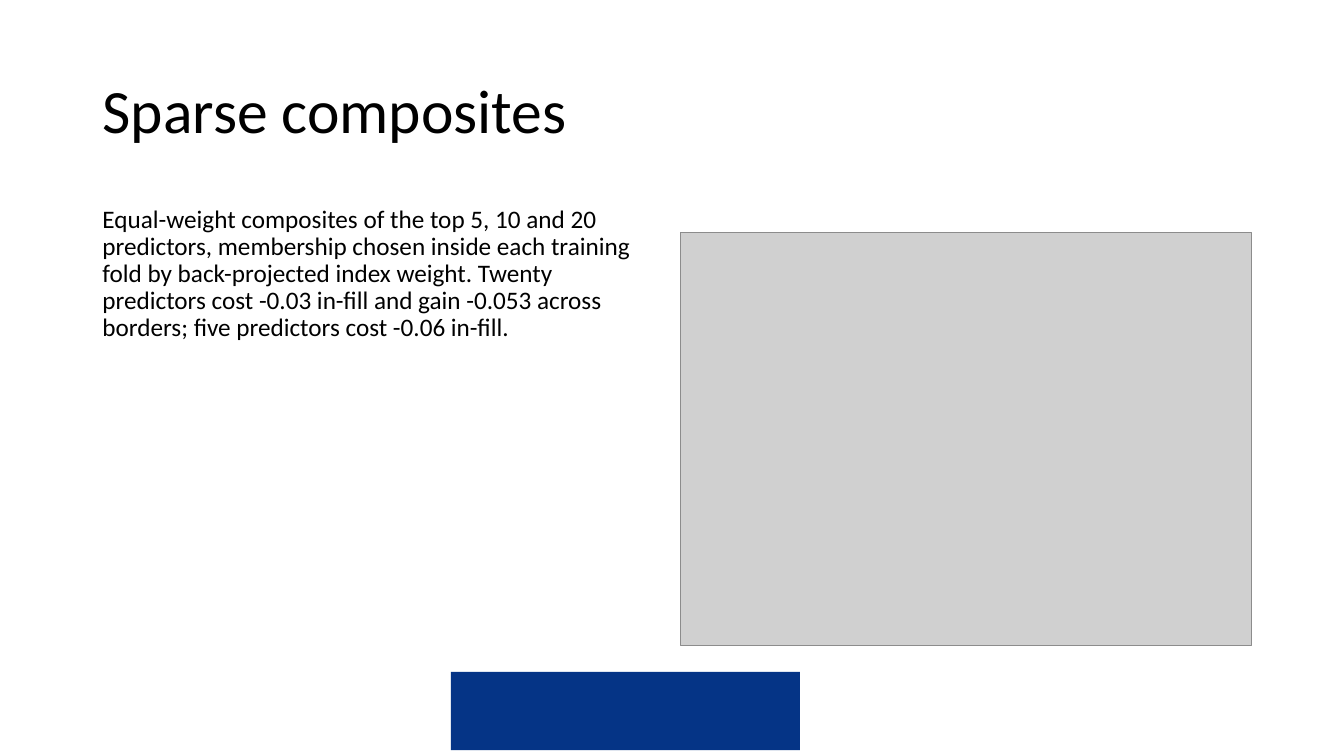
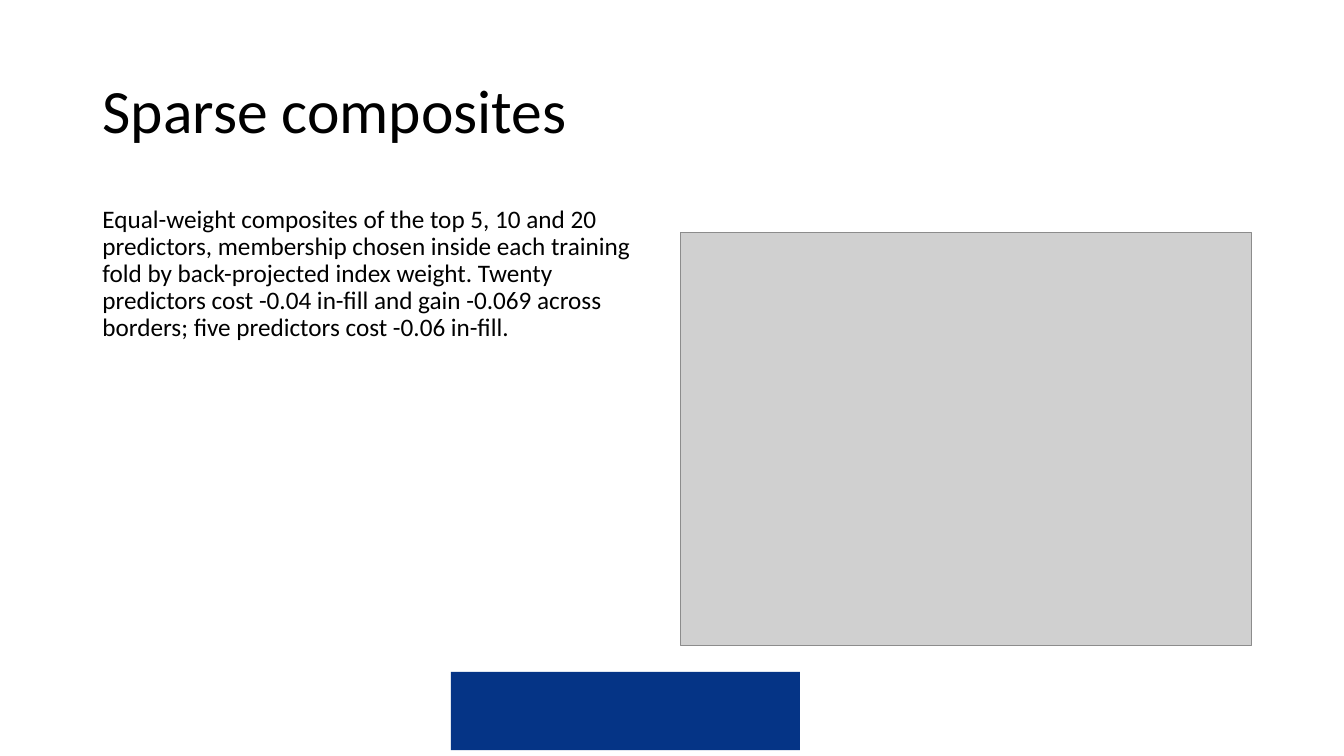
Before and after one commit to amertens/mn-prediction, a slide deck: slide 68 of docs/slides/MN-proxy-full-talk-2026-09.pptx. Drawn at 1344x756 pixels with LibreOffice and Linux fonts; fonts in the diff are those of the drawing; grey boxes stand for pictures; background and template pictures are left out. Boxes give left, top, right and bottom in pixels: in the first picture for what was removed or moved away, otherwise in the second. Text is boxed around its words. In the diff, an @@ line names an element or a change of style, - is before the commit and + after.

```diff
--- a/docs/slides/MN-proxy-full-talk-2026-09.pptx
+++ b/docs/slides/MN-proxy-full-talk-2026-09.pptx
@@ text at box(102, 210, 630, 340): text changed @@
-Equal-weight composites of the top 5, 10 and 20 predictors, membership chosen inside each training fold by back-projected index weight. Twenty predictors cost -0.03 in-fill and gain -0.053 across borders; five predictors cost -0.06 in-fill.
+Equal-weight composites of the top 5, 10 and 20 predictors, membership chosen inside each training fold by back-projected index weight. Twenty predictors cost -0.04 in-fill and gain -0.069 across borders; five predictors cost -0.06 in-fill.
```
Also in this commit, not shown: 5 other slides changed, 3 other files.
